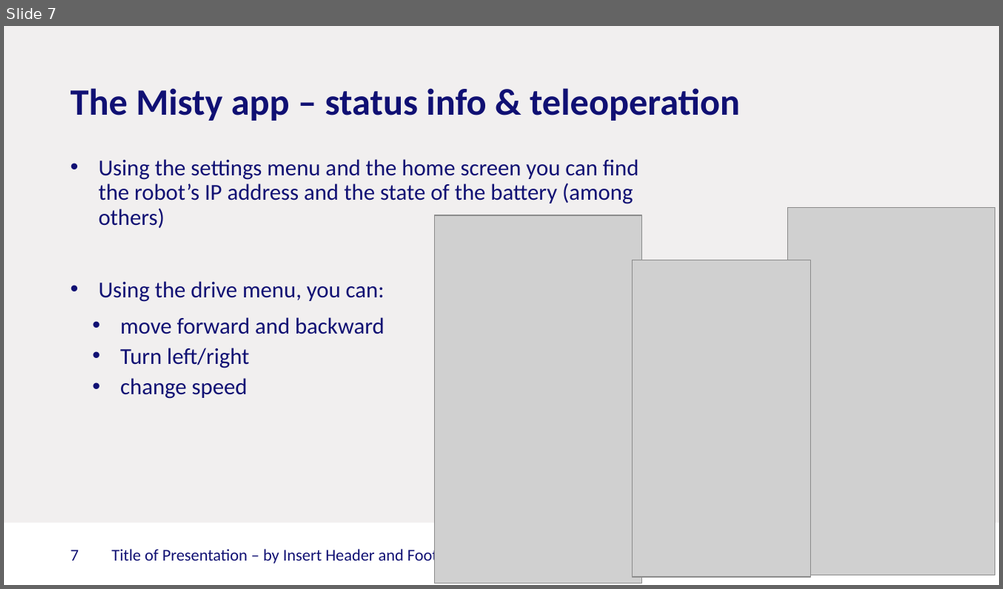
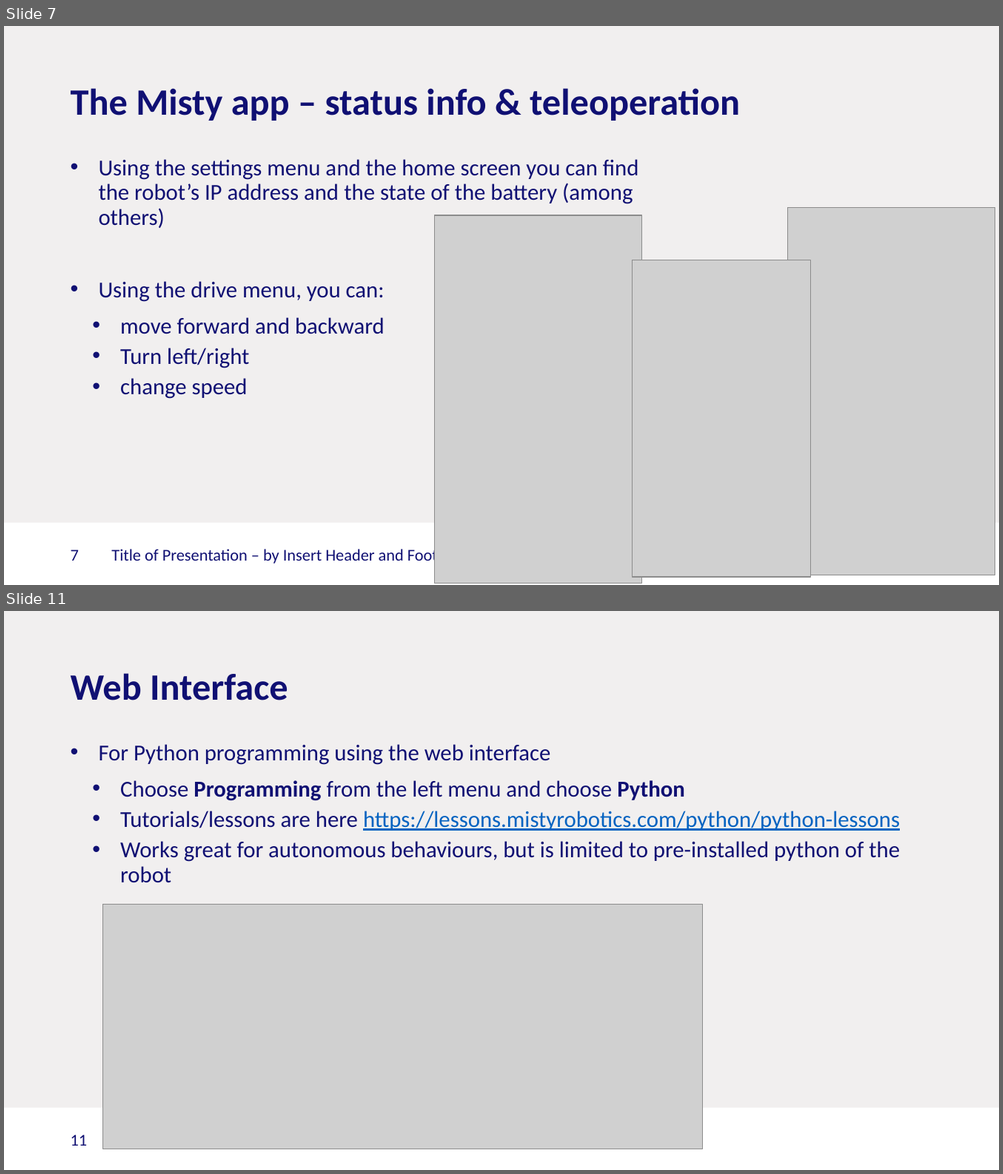
Before and after one commit to Rctue/nao-lib, a slide deck: Misty tutorial.pptx. Shown one above the other, each under a label of ours: slide 7 before the commit, slides 7 and 11 after it; the slides between them are not shown. The pictures are 1003x589 and 1003x1174 pixels, drawn with LibreOffice and Linux fonts; fonts in the diff are those of the drawing; grey boxes stand for pictures; background and template pictures are left out. Boxes give left, top, right and bottom in pixels: in the first picture for what was removed or moved away, otherwise in the second. Text is boxed around its words. In the diff, an @@ line names an element or a change of style, - is before the commit and + after.

```diff
--- a/Misty tutorial.pptx
+++ b/Misty tutorial.pptx
@@ slide 11 added at box(4, 611, 999, 1170), background #F1EFEF; not listed: 1 template element that a slide beside it also shows @@
@@ title added at box(71, 673, 287, 701), 36 pt, text #101073, bold @@
+Web Interface
@@ text added at box(99, 744, 899, 883), 22 pt, text #101073 @@
+• For Python programming using the web interface
+    • Choose Programming from the left menu and choose Python
+    • Tutorials/lessons are here https://lessons.mistyrobotics.com/python/python-lessons
+    • Works great for autonomous behaviours, but is limited to pre-installed python of the robot
@@ picture added at box(103, 905, 703, 1150) @@
@@ page number added at box(71, 1135, 88, 1146), 16 pt, text #101073 @@
+11
@@ text added at box(111, 1149, 481, 1150), 16 pt, text #101073 @@
+Title of Presentation – by Insert Header and Footer text
```
Also in this commit, not shown: 5 slides changed, 3 other slides added, 1 other file.
